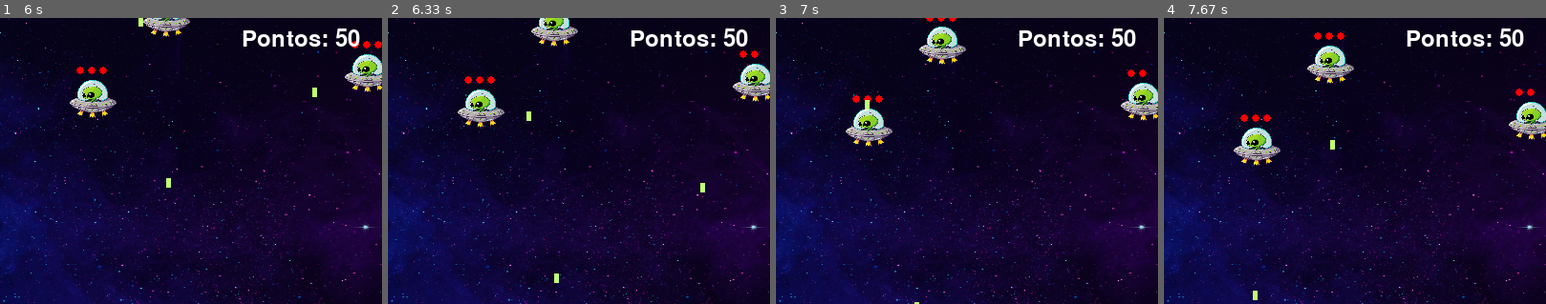
Above: before the commit, frames 1-4 (left to right).
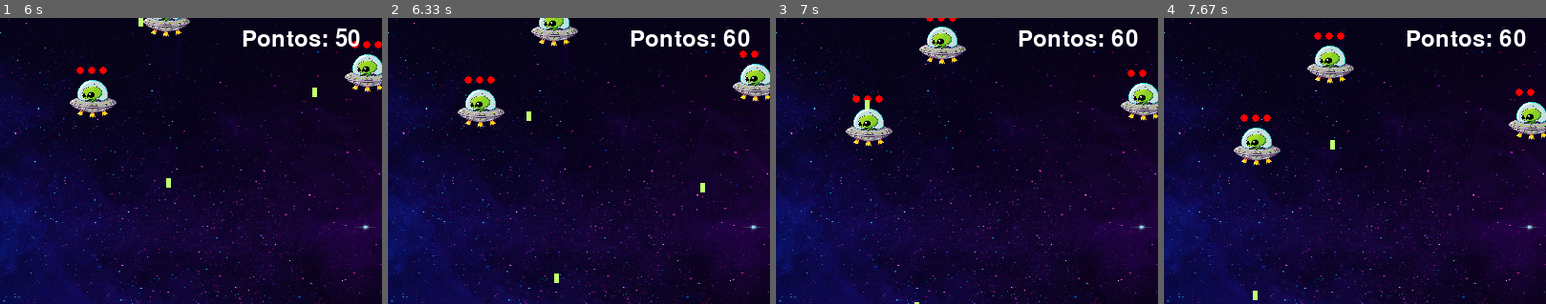
Above: after the commit, the same moments.

Repository: alanastaub/pygame
Game: pygame game, started from game.py
The game is run twice, just before and just after one commit, with the same random seed, the same clock (stepped at 60 frames per second) and the same inputs.
Inputs:
- Up to frame 1 (6 s): click "Jogar" at 0.38 s; tap Space at 0.67, 1.07, 1.37, 1.57, 1.9, 2.2, 2.4, 2.7, 2.97, 3.3, 3.6, 3.73, 4.13, 4.43, 4.8, 5.2, 5.5, 5.7 s; hold Right 1-1.47 s; hold Up 1.5-1.8 s; hold Right 1.83-2.3 s; hold Left 2.33-2.87 s; hold Down 2.9-3.2 s; hold Left 3.23-3.63 s; hold Up 3.67-4.03 s; hold Right 4.07-4.7 s; hold Down 4.73-5.1 s; hold Left 5.13-5.6 s; hold Right from 5.63 s (still down)
- Up to frame 2 (6.33 s): tap Space at 6, 6.2 s; release Right at 6.1 s; hold Up from 6.13 s (still down)
- Up to frame 3 (7 s): release Up at 6.43 s; hold Right 6.47-6.93 s; tap Space at 6.53, 6.83 s; hold Left from 6.97 s (still down)
- Up to frame 4 (7.67 s): tap Space at 7.03, 7.33, 7.6 s; release Left at 7.5 s; hold Down from 7.53 s (still down)
The pictures show only the part of the screen within x 12-62%, y 0-50%; the shares and areas given below are measured in that part.

Frame 1 is identical in both runs. In frame 2, 0.2% of the frame differs, in the area x 87-95%, y 3-10%; in frame 3, 0.2%; in frame 4, 0.2%.

Commit message:
Centralizar decisao de encerrar jogo em um funcao
Signed-off-by: Alana Camily Staub <alanastaubcamily@gmail.com>

Diff:
--- a/enemies.py
+++ b/enemies.py
@@ -16,7 +16,7 @@
             pygame.draw.circle(screen, (255, 0, 0), (enemy["x"] + i * 12 + 12, enemy["y"] - 5), 4)
         screen.blit(enemy["image"], (enemy["x"], enemy["y"]))
 
-def update_enemies(enemies, enemy_bullets, speed):
+def update_enemies(enemies, enemy_bullets, speed, enemy_reached_base):
     for enemy in enemies:
         enemy['y'] += speed
         if enemy['lives'] <= 0:
@@ -26,17 +26,21 @@
             bullet_y = enemy['y'] + enemy['image'].get_height()
             enemy_bullets.append([bullet_x, bullet_y])
         if enemy['y'] + enemy['image'].get_height() > General.HEIGHT:
-            return True
+            enemy_reached_base = True
 
-    return False
+    return enemy_reached_base
 
-def check_bullet_collision(bullets, enemies):
+def check_bullet_collision(bullets, enemies, score):
     for bullet in bullets:
         for enemy in enemies:
             if enemy['x'] < bullet[0] < enemy['x'] + enemy['image'].get_width() and \
                enemy['y'] < bullet[1] < enemy['y'] + enemy['image'].get_height():
                 enemy['lives'] -= 1
+                score += 10
                 bullets.remove(bullet)
                 if enemy['lives'] <= 0:
+                    score += 100
                     enemies.remove(enemy)
                 break
+
+    return score
--- a/game.py
+++ b/game.py
@@ -87,22 +87,29 @@
                 enemy_laser_sound.play() # Toca o som do tiro do inimigo
                 enemy_bullets.remove(bullet) # Remove o tiro da lista
 
-                # Verifica se o número de vidas perdidas é igual ao número máximo de vidas
-                if rocket_hits >= max_lives:
-                    show_home = False
-                    is_winner = False
-                    return
-
     enemy_bullets = [bullet for bullet in enemy_bullets if bullet[1] < HEIGHT] # Remove os tiros que saíram da tela
-    return enemy_bullets, score
+    return enemy_bullets, score, rocket_hits
+
+def check_game_over(enemies, rocket_hits, rocket_y, max_lives, enemy_reached_base, score, again, is_winner):
+    # se todos os inimigos foram eliminados ou a nave ultrapassou a tela superior a nave vence
+    if len(enemies) == 0 or rocket_y + 5 < 0:
+        is_winner = True
+        again = False
+
+    # se a nave foi atingida 3 vezes ou um inimigo ultrapassou a tela inferior a nave perde
+    if rocket_hits >= max_lives or enemy_reached_base:
+        is_winner = False
+        again = False
+
+    return again, is_winner
 
 def start_game():
     rocket_x, rocket_y = WIDTH // 2, HEIGHT - 100
 
-    global show_home, score, is_winner
+    global score, show_home, is_winner
+    show_home = False
     pygame.mixer.music.set_volume(0.1)
     laser_sound = pygame.mixer.Sound(settings.Sounds.laser)
-
 
     enemies = initialize_enemies(20, enemy_image, WIDTH, HEIGHT)
     rocket_speed = 5
@@ -113,6 +120,8 @@
     rocket_hits = 0
     max_lives = 3
     score = 50
+    again = True
+    enemy_reached_base = False
 
     font = pygame.font.Font(None, 36)
 
@@ -125,36 +134,29 @@
         rocket_x, rocket_y, bullets, last_shot = handle_input(rocket_x, rocket_y, bullets, last_shot, laser_sound)
         bullets = update_rocker_bullets(bullets)
 
-        if (rocket_y + 5 < 0):
-            show_home = False
-            is_winner = True
-            return
-
-        enemy_bullets, score = update_enemies_bullets(enemy_bullets, rocket_x, rocket_y, rocket_hits, max_lives, score)
-
-        enemies_count_before = len(enemies)
-        check_bullet_collision(bullets, enemies)
-        score += (enemies_count_before - len(enemies)) * 100
-        if update_enemies(enemies, enemy_bullets, speed=0.5):
-            show_home = False
-            is_winner = False
-            return
-
+        enemy_bullets, score, rocket_hits = update_enemies_bullets(enemy_bullets, rocket_x, rocket_y, rocket_hits, max_lives, score)
+
+        score = check_bullet_collision(bullets, enemies, score)
+        enemy_reached_base = update_enemies(enemies, enemy_bullets, speed=0.5, enemy_reached_base=enemy_reached_base)
+
+        # Desenha a nave, os inimigos e o fundo
         screen.blit(new_background_image, (0, 0))
         screen.blit(rocket, (rocket_x, rocket_y))
         draw_enemies(enemies, screen)
+
+        # Desenha os tiros
         for bullet in bullets:
             pygame.draw.rect(screen, settings.Colors.WHITE, (bullet[0], bullet[1], 5, 10))
         for bullet in enemy_bullets:
             pygame.draw.rect(screen, settings.Colors.GREEN, (bullet[0], bullet[1], 5, 10))
 
-        draw_rocket_lives(screen, font, max_lives - rocket_hits, 10, 10)
-        draw_enemies_counter(screen, font, len(enemies), WIDTH - 110, 10)
-        draw_score(screen, font, score, WIDTH // 2 - 50, 10)
-
-        if len(enemies) == 0:
-            show_home = False
-            is_winner = True
+        # Desenha as informações na tela
+        draw_rocket_lives(screen, font, max_lives - rocket_hits, 10, 10) # Desenha as vidas da nave
+        draw_enemies_counter(screen, font, len(enemies), WIDTH - 110, 10) # Desenha a quantidade de inimigos
+        draw_score(screen, font, score, WIDTH // 2 - 50, 10) # Desenha a pontuação
+
+        again, is_winner = check_game_over(enemies, rocket_hits, rocket_y, max_lives, enemy_reached_base, score, again, is_winner)
+        if not again:
             return
 
         pygame.display.flip()
